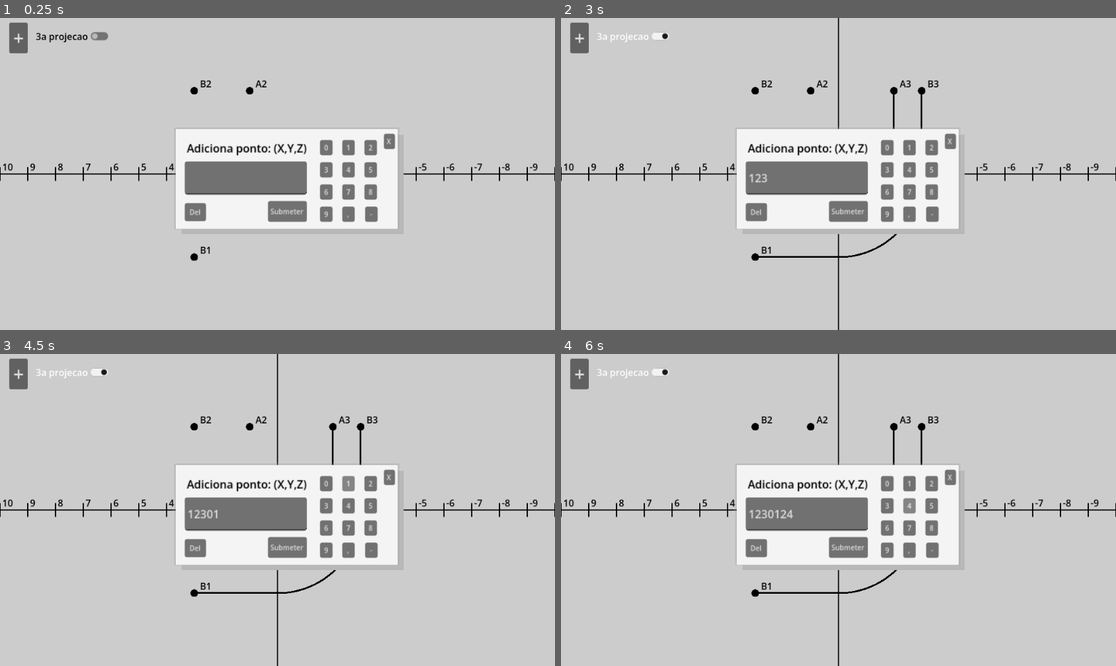
Above: before the commit, frames 1-4 (two rows, left to right).
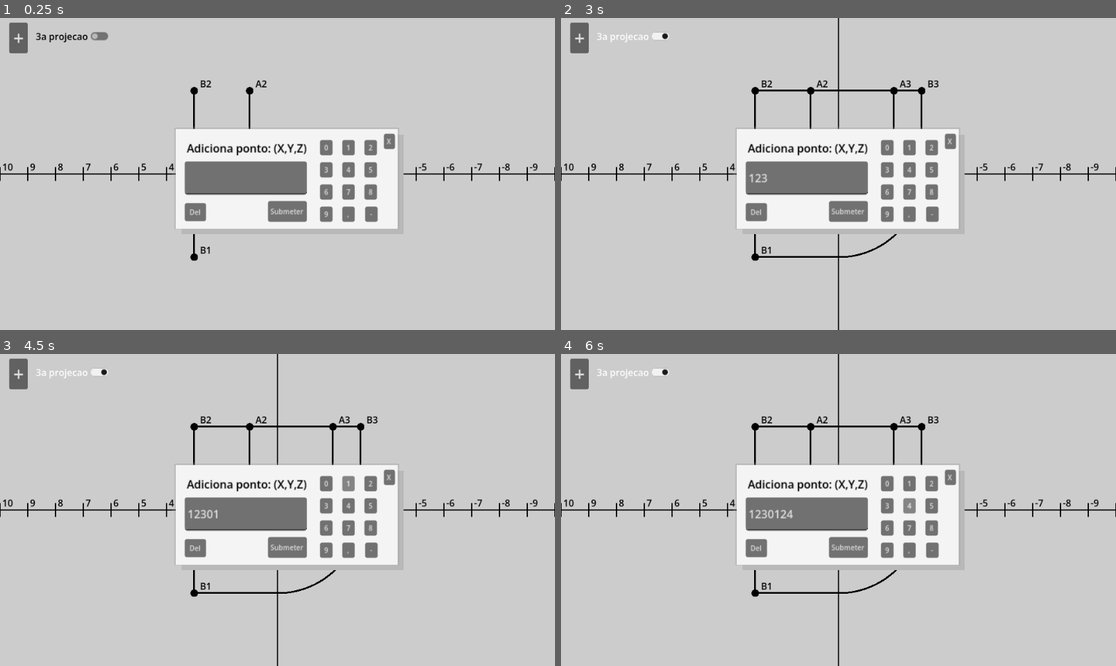
Above: after the commit, the same moments.

Repository: KP913/GeoDes-Editor
Game: Godot game, scene res://scenes/main.tscn
Same seed, same stepped clock (60 frames per second), same inputs: the game is played once before the commit and once after it.
Inputs (mouse positions are in pixels of both pictures, inside the frame that each line leads up to):
- Up to frame 1 (0.25 s): no input
- Up to frame 2 (3 s): click (805, 177) at 0.52 s; type "12" at 0.6 s; click "3" at 1.25 s; click "+" at 2 s; click "3a projecao" at 2.75 s
- Up to frame 3 (4.5 s): click "0" at 3.5 s; click "1" at 4.25 s
- Up to frame 4 (6 s): click "2" at 5 s; click "4" at 5.75 s

The runs differ from the first frame. In frame 1, 0.1% of the frame differs, in the area x 34-46%, y 24-76%; in frame 2, 0.3%, in the area x 34-65%, y 22-76%; in frame 3, 0.3%; in frame 4, 0.3%.

Commit message:
Fix: fixed the bug where i tried to set the points in a line2d with line2d[0]=coords (doesnt work like that) Refactor: Cleaned up the code into multiple functions to help with future bugfixing

Diff:
--- a/scripts/point.gd
+++ b/scripts/point.gd
@@ -7,52 +7,84 @@
 
 # Called when the node enters the scene tree for the first time.
 func _ready() -> void:
-	grid_scaling_factor = main.grid_scaling_factor
+	grid_scaling_factor = main.grid_scaling_factor #Gets the grid scaling factor set in main
 	pass
 
 # Called every frame. 'delta' is the elapsed time since the previous frame.
 func _process(delta: float) -> void:
+	set_P1P2_position()
+	set_P1P2_line()
+	set_P1P2_label()
+
+	if main.is_P3_visible:
+		set_P3_position()
+		set_P3_label()
+		set_P2P3_line()
+		set_P1P3_line()
+		make_P3_visible()
+
+func set_P1P2_position ():
 	$P1.position.x = -coords.x * grid_scaling_factor
 	$P1.position.y = coords.y * grid_scaling_factor
 
 	$P2.position.x = -coords.x * grid_scaling_factor
 	$P2.position.y = -coords.z * grid_scaling_factor
 
-	print("A posicao de P1 é:", $P1.position)
-	$LineP1P2.points[0] = $P1.position
-	print("O P[0] da linha é:", $LineP1P2.points[0])
-	$LineP1P2.points[1] = Vector2($P1.position.x, 0)
-	$LineP1P2.points[2] = $P2.position
+func set_P1P2_line ():
+	$LineP1P2.set_point_position(0, $P1.position) #godot function, not mine
+	$LineP1P2.set_point_position(1, Vector2($P1.position.x, 0))
+	$LineP1P2.set_point_position(2, $P2.position)
 
+	#$LineP1P2.points[0] = $P1.position
+	#$LineP1P2.points[1] = Vector2($P1.position.x, 0)
+	#$LineP1P2.points[2] = $P2.position
+
+func set_P1P2_label ():
 	$LabelPoint1.text = name+"1"
 	$LabelPoint1.position = $P1.position + text_offset_from_point
 	$LabelPoint2.text = name+"2"
 	$LabelPoint2.position = $P2.position + text_offset_from_point
 
-	if main.is_P3_visible:
-		$P3.visible = true
-		$LabelPoint3.visible = true
-		$LineP2P3.visible = true
-		$LineP1P3.visible = true
-		$P3.position.x = coords.y*grid_scaling_factor
-		$P3.position.y = -coords.z*grid_scaling_factor
+func set_P3_position ():
+	$P3.position.x = coords.y*grid_scaling_factor
+	$P3.position.y = -coords.z*grid_scaling_factor
 
-		$LabelPoint3.text = name+"3"
-		$LabelPoint3.position = $P3.position + Vector2(10, -24)
+func set_P3_label ():
+	$LabelPoint3.text = name+"3"
+	$LabelPoint3.position = $P3.position + text_offset_from_point
 
-		$LineP2P3.points[0] = $P2.position
-		$LineP2P3.points[1] = Vector2(0, $P2.position.y)
-		$LineP2P3.points[2] = $P3.position
+func set_P2P3_line():
+	$LineP2P3.set_point_position(0, $P2.position) #godot function, not mine
+	$LineP2P3.set_point_position(1, Vector2(0, $P2.position.y))
+	$LineP2P3.set_point_position(2, $P3.position)
 
-		var lista = []
-		lista.append($P1.position)
-		lista.append(Vector2(0, $P1.position.y))
-		var raio := coords.y*grid_scaling_factor
-		for angle in range (-90, 0, 1):
-			var point := Vector2(0, 0)
-			point.x = raio*cos(deg_to_rad(angle))
-			point.y = -raio*sin(deg_to_rad(angle))
-			lista.append(point)
-		lista.append(Vector2($P3.position.x,0))
-		lista.append($P3.position)
-		$LineP1P3.points = lista
+	#$LineP2P3.points[0] = $P2.position
+	#$LineP2P3.points[1] = Vector2(0, $P2.position.y)
+	#$LineP2P3.points[2] = $P3.position
+
+func set_P1P3_line ():
+	var lista = []
+
+	#Linha horizontal até ao eixo y
+	lista.append($P1.position)
+	lista.append(Vector2(0, $P1.position.y))
+
+	#Parte curva da linha
+	var raio := coords.y * grid_scaling_factor
+	for angle in range (-90, 0, 1):
+		var point := Vector2(0, 0)
+		point.x = raio*cos(deg_to_rad(angle))
+		point.y = -raio*sin(deg_to_rad(angle))
+		lista.append(point)
+
+	#Linha vertical até P3
+	lista.append(Vector2($P3.position.x,0))
+	lista.append($P3.position)
+
+	$LineP1P3.points = lista
+
+func make_P3_visible ():
+	$P3.visible = true
+	$LabelPoint3.visible = true
+	$LineP2P3.visible = true
+	$LineP1P3.visible = true
